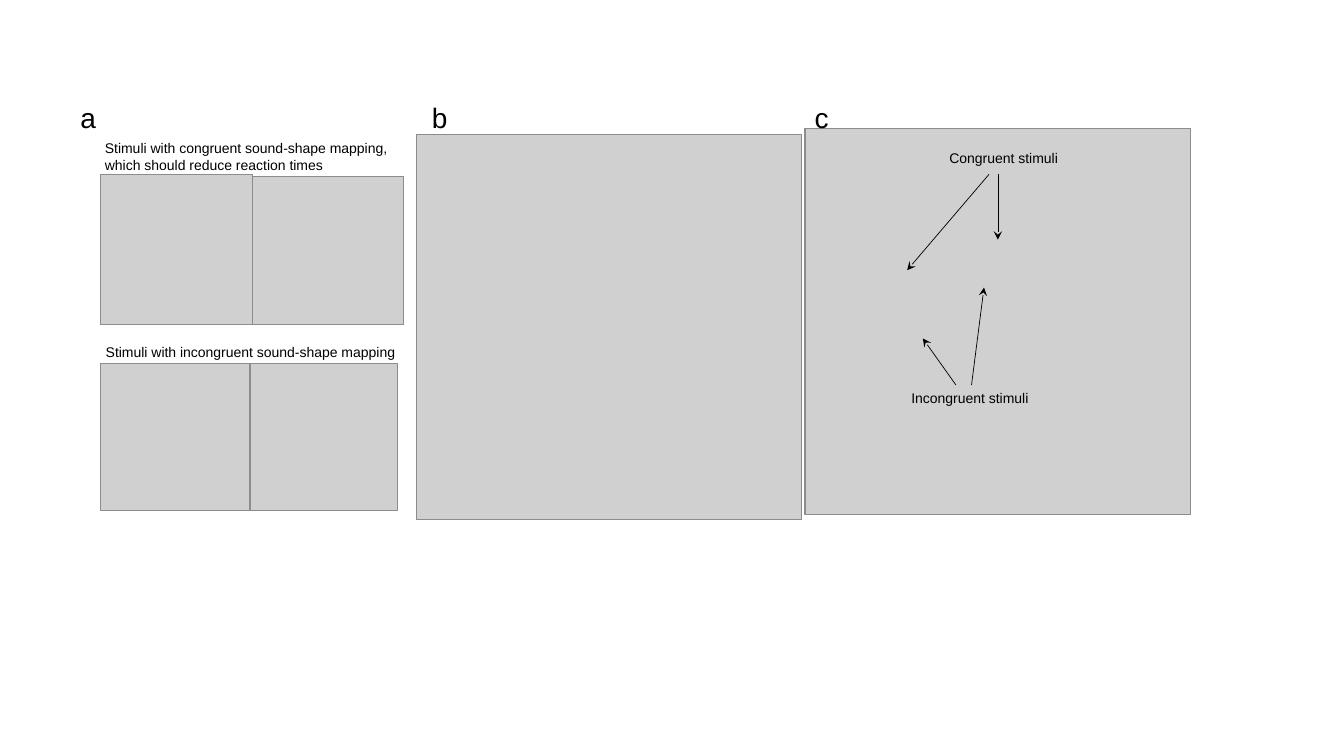
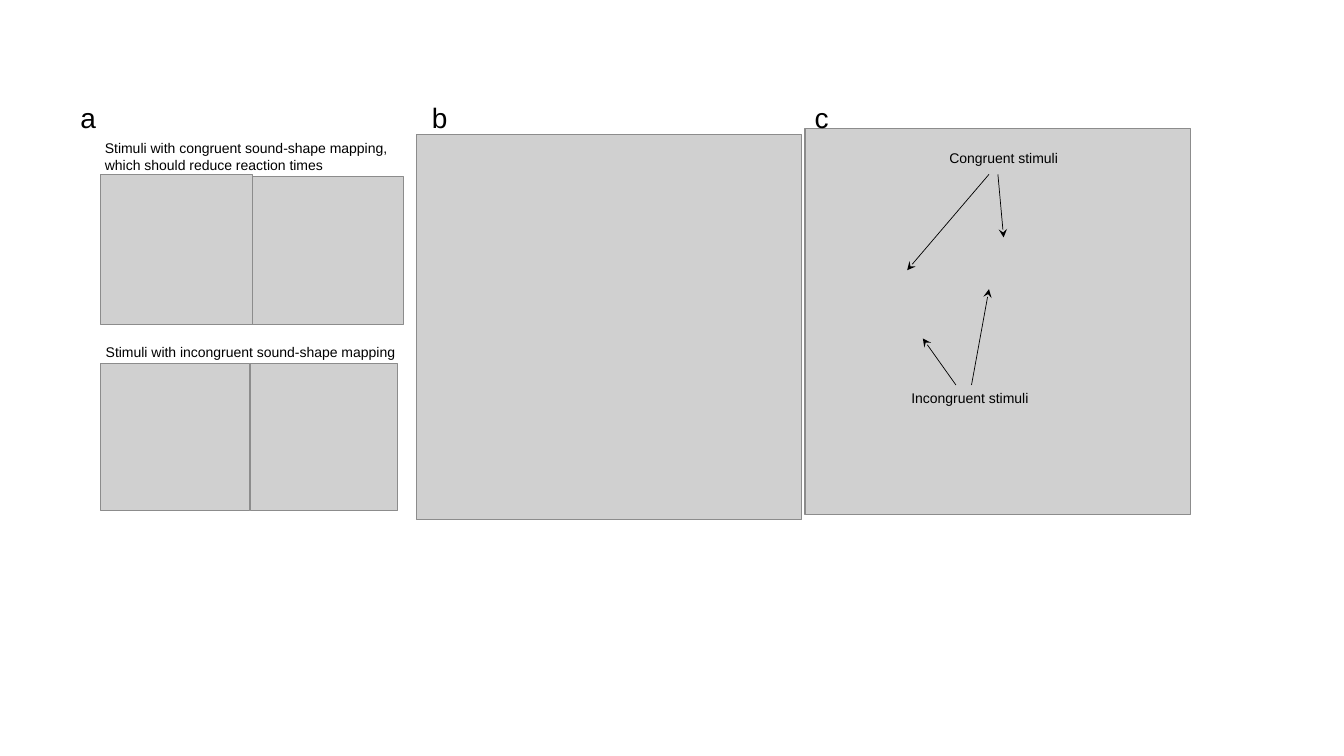
Before and after one commit to j-rohrer/marginal-psych, a slide deck: slide 1 of plots/bubu_kiki.pptx. Drawn at 1344x756 pixels with LibreOffice and Linux fonts; fonts in the diff are those of the drawing; grey boxes stand for pictures. Boxes give left, top, right and bottom in pixels: in the first picture for what was removed or moved away, otherwise in the second. Text is boxed around its words. In the diff, an @@ line names an element or a change of style, - is before the commit and + after.

```diff
--- a/plots/bubu_kiki.pptx
+++ b/plots/bubu_kiki.pptx
@@ arrow moved from (998, 174) - (998, 240) to (998, 174) - (1004, 238) @@
@@ arrow moved from (972, 385) - (984, 287) to (972, 385) - (989, 289) @@
```
Also in this commit, not shown: 5 other files.
